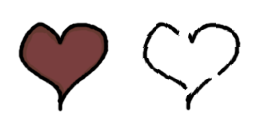
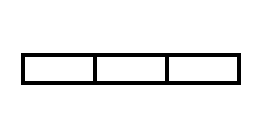
Comparing the layer stacks of the two 256 × 128 images. Changes:
added group "Layer Group" with 3 layers above "Layer Group #1" over [left=21, top=53, right=241, bottom=85]
added layer "Cor #3" in group "Layer Group" over [left=93, top=54, right=97, bottom=84]
added layer "Cor #4" in group "Layer Group" over [left=165, top=54, right=169, bottom=84]
added layer "Cor #2" in group "Layer Group" over [left=21, top=53, right=241, bottom=85]
moved "Sprites" into group "Layer Group #1" over [left=18, top=21, right=241, bottom=112]
moved "Cor" into group "Layer Group #1" over [left=20, top=23, right=107, bottom=99]
moved "Cor #1" into group "Layer Group #1" over [left=21, top=23, right=109, bottom=96]
